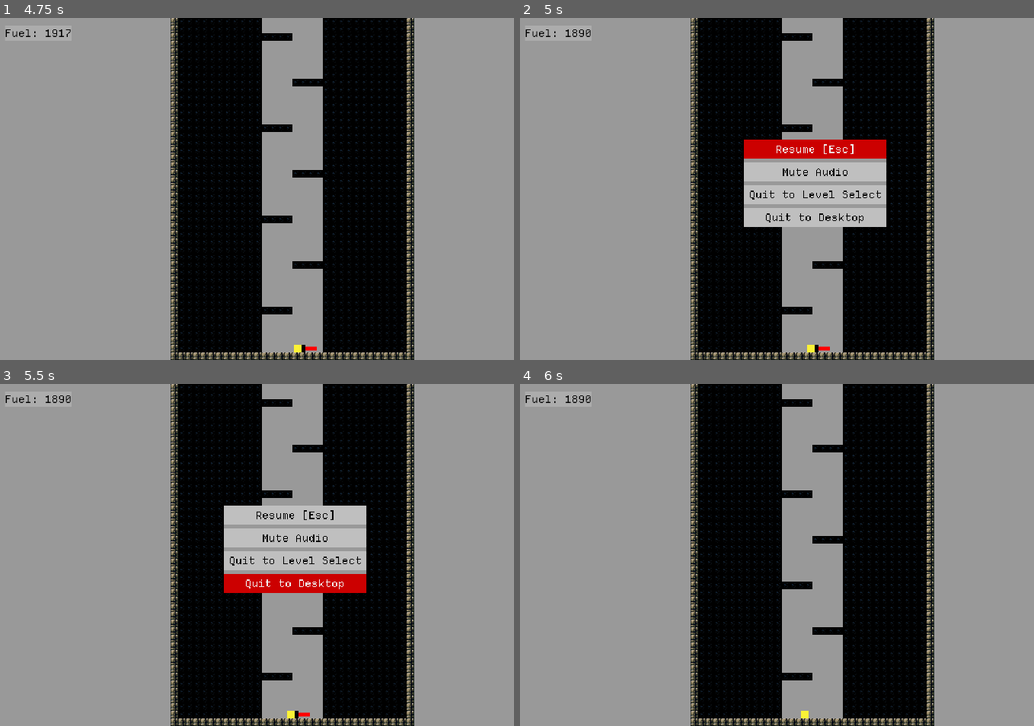
Above: before the commit, frames 1-4 (two rows, left to right).
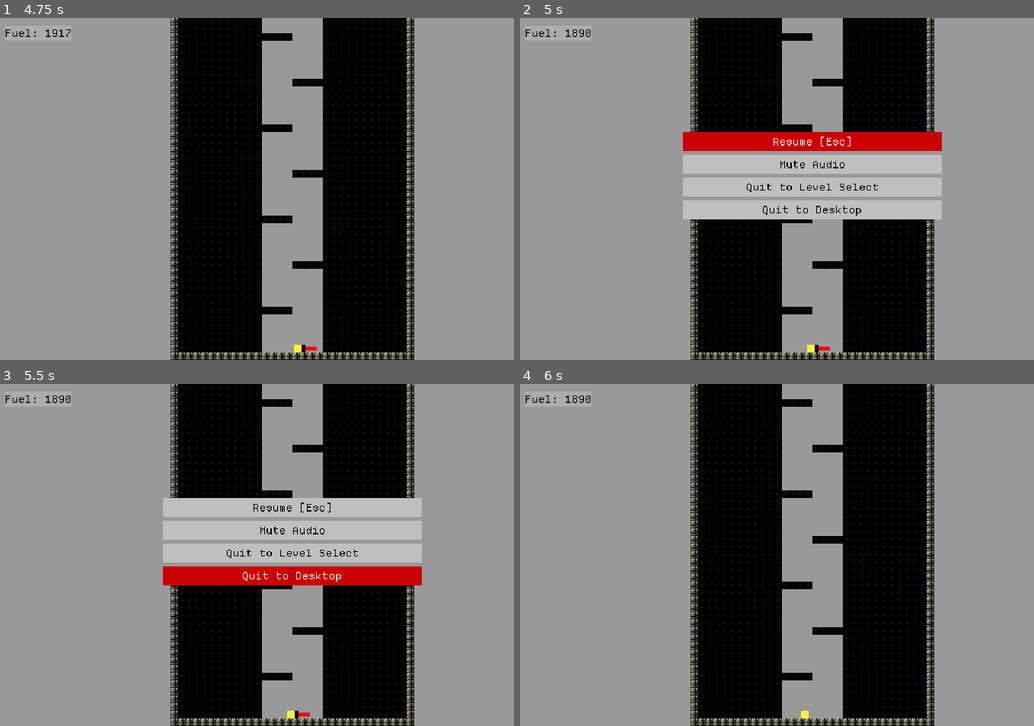
Above: after the commit, the same moments.

Repository: OSGH-web/balloon-movement-demo
Game: Godot game, scene res://scenes/level_select.tscn
Two runs of this game, one before a commit and one after it. Both use one fixed random seed, a clock stepped at 60 frames per second and the inputs below.
Inputs (mouse positions are in pixels of both pictures, inside the frame that each line leads up to):
- Up to frame 1 (4.75 s): click "1" at 0.5 s; tap Enter at 1.25 s; move the mouse to (426, 171) at 1.27 s; hold Right (ui_right) 1.28-2.78 s; tap Up (ui_up) at 1.52, 2.27, 3.77, 4.52 s; tap R (reset) at 2, 2.75, 4.25 s; move the mouse to (169, 206) at 2.02 s; move the mouse to (354, 113) at 2.77 s; hold Left (ui_left) 2.78-3.53 s; move the mouse to (262, 257) at 3.52 s; hold Right (ui_right) from 3.53 s (still down); move the mouse to (472, 240) at 4.27 s
- Up to frame 2 (5 s): keep holding Right (ui_right); tap Escape at 4.9 s
- Up to frame 3 (5.5 s): move the mouse to (107, 503) at 5.02 s; release Right (ui_right) at 5.03 s; hold Left (ui_left) from 5.03 s (still down); tap Up (ui_up) at 5.27 s
- Up to frame 4 (6 s): release Left (ui_left) at 5.75 s; click "Resume [Esc]" at 5.75 s

Frame 1 is identical in both runs. In frame 2, 9.6% of the frame differs, in the area x 31-83%, y 33-62%; in frame 3, 9.7%; in frame 4, nothing differs.

Commit message:
align pause menu with UI grid

Diff:
--- a/scenes/UI/pause_menu.tscn
+++ b/scenes/UI/pause_menu.tscn
@@ -18,21 +18,24 @@
 anchors_preset = 5
 anchor_left = 0.5
 anchor_right = 0.5
-offset_top = 384.0
-offset_bottom = 384.0
+offset_left = -12.0
+offset_top = 360.0
+offset_right = -12.0
+offset_bottom = 360.0
 grow_horizontal = 2
 scale = Vector2(3, 3)
 
 [node name="PanelContainer" type="PanelContainer" parent="CenterContainer"]
-custom_minimum_size = Vector2(150, 92)
-layout_mode = 0
-offset_left = -72.0
-offset_right = 78.0
+custom_minimum_size = Vector2(272, 92)
+layout_mode = 2
+offset_left = -132.0
+offset_right = 140.0
 offset_bottom = 92.0
+size_flags_horizontal = 4
+size_flags_vertical = 4
 theme_override_styles/panel = ExtResource("2_w67w4")
 
 [node name="VBoxContainer" type="VBoxContainer" parent="CenterContainer/PanelContainer"]
-custom_minimum_size = Vector2(150, 92)
 layout_mode = 2
 theme_override_constants/separation = 4
 alignment = 1
